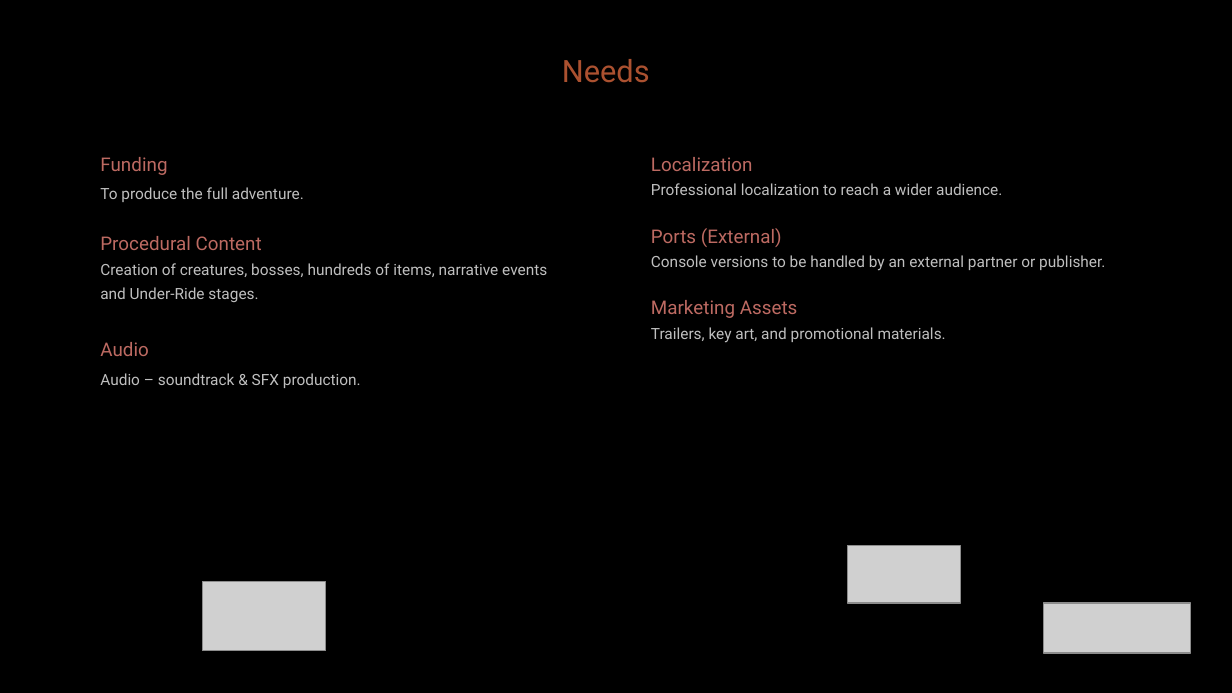
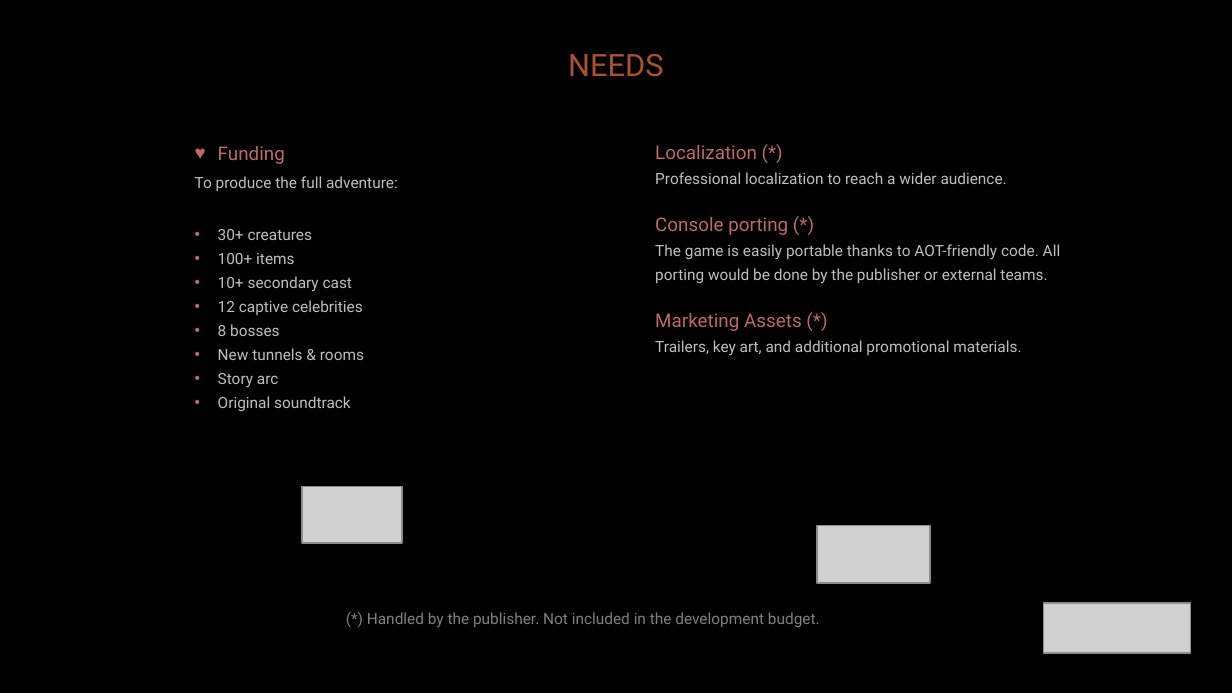
Before and after one commit to diegohcanepa/Remizione, a slide deck: slide 12 of Pitch Deck.pptx (slide 13 before the commit). Drawn at 1232x693 pixels with LibreOffice and Linux fonts; fonts in the diff are those of the drawing; grey boxes stand for pictures; background and template pictures are left out. Boxes give left, top, right and bottom in pixels: in the first picture for what was removed or moved away, otherwise in the second. Text is boxed around its words. In the diff, an @@ line names an element or a change of style, - is before the commit and + after.

```diff
--- a/Pitch Deck.pptx
+++ b/Pitch Deck.pptx
@@ text at (568, 54, 663, 77): text changed @@
-Needs
+NEEDS
@@ subtitle "Funding": place and size @@
-subtitle "Funding" at (100, 157, 547, 388)
+subtitle "Funding" at (195, 146, 398, 411)
@@ subtitle at (218, 146, 285, 164): bullet none to ♥ @@
@@ text "Localization (*)": place and size @@
-text "Localization (*)" at (651, 157, 1105, 343)
+text "Localization (*)" at (655, 145, 1061, 355)
@@ text at (655, 145, 757, 159): text changed @@
-Localization
+Localization (*)
@@ subtitle at (195, 176, 398, 411): text changed @@
-To produce the full adventure.
-Procedural Content
-Creation of creatures, bosses, hundreds of items, narrative events and Under-Ride stages.
-Audio
-Audio – soundtrack & SFX production.
+To produce the full adventure:
+• 30+ creatures
+• 100+ items
+• 10+ secondary cast
+• 12 captive celebrities
+• 8 bosses
+• New tunnels & rooms
+• Story arc
+• Original soundtrack
@@ text at (655, 217, 1061, 355): text changed @@
-Ports (External)
-Console versions to be handled by an external partner or publisher.
-Marketing Assets
-Trailers, key art, and promotional materials.
+Console porting (*)
+The game is easily portable thanks to AOT-friendly code. All porting would be done by the publisher or external teams.
+Marketing Assets (*)
+Trailers, key art, and additional promotional materials.
@@ picture: place and size @@
-picture at (202, 582, 325, 650)
+picture at (302, 487, 402, 543)
@@ picture: place and size @@
-picture at (848, 546, 961, 604)
+picture at (817, 526, 930, 584)
@@ text added at (367, 612, 820, 627), 9 pt, text #808080 @@
+(*) Handled by the publisher. Not included in the development budget.
```
Also in this commit, not shown: 13 other slides changed, 1 slide added, 2 slides removed, 5 other files.
